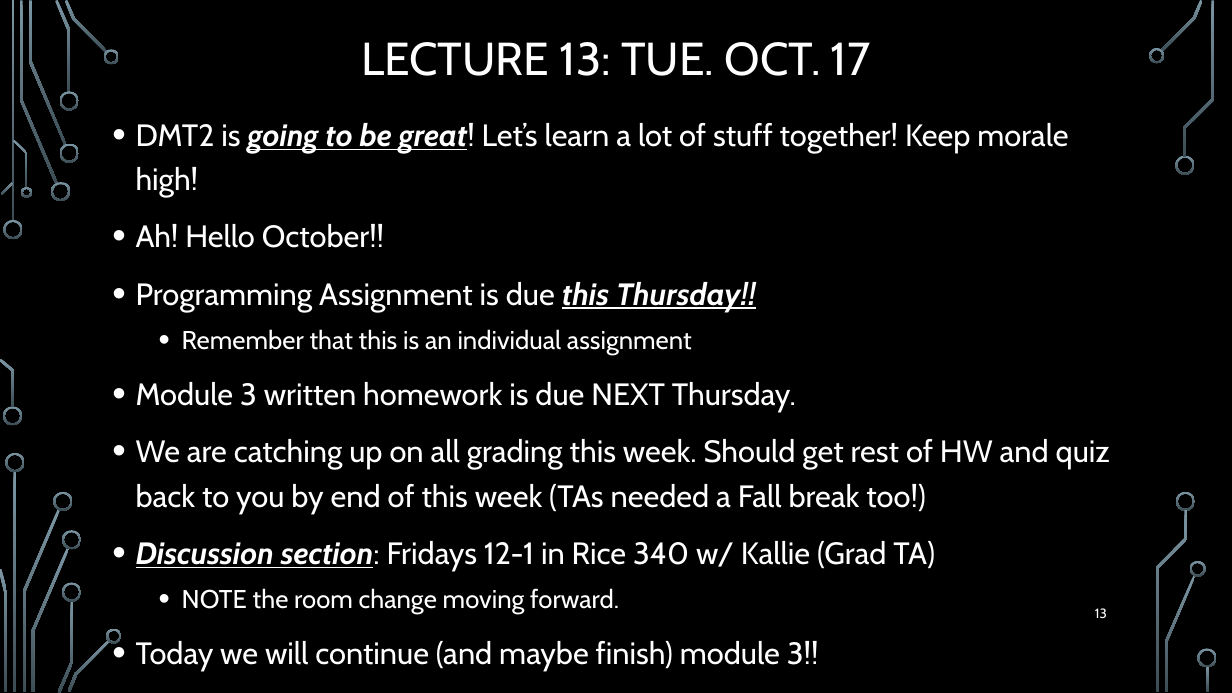
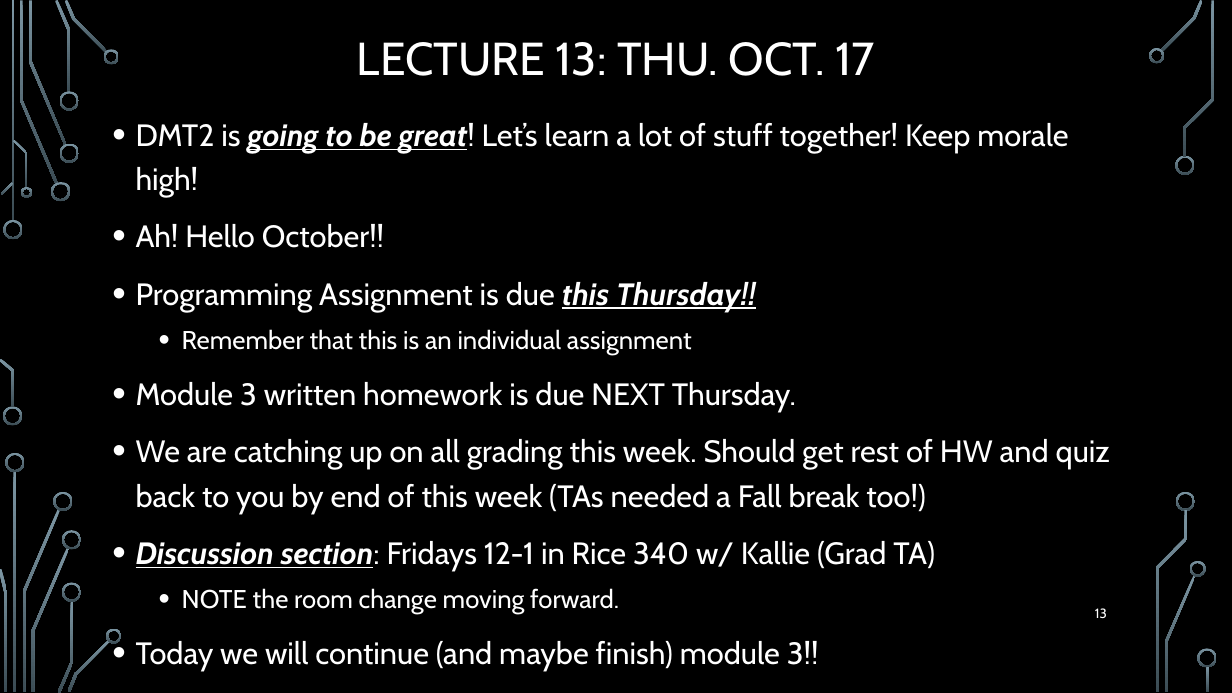
Before and after one commit to markfloryan/dmt2, a slide deck: slide 13 of slides/00-DailyAnnouncements.pptx. Drawn at 1232x693 pixels with LibreOffice and Linux fonts; fonts in the diff are those of the drawing; background and template pictures are left out. Boxes give left, top, right and bottom in pixels: in the first picture for what was removed or moved away, otherwise in the second. Text is boxed around its words. In the diff, an @@ line names an element or a change of style, - is before the commit and + after.

```diff
--- a/slides/00-DailyAnnouncements.pptx
+++ b/slides/00-DailyAnnouncements.pptx
@@ title at box(357, 42, 875, 76): text changed @@
-LECTURE 13: TUE. OCT. 17
+LECTURE 13: THU. OCT. 17
```
Also in this commit, not shown: 1 slide added, 2 other files.
